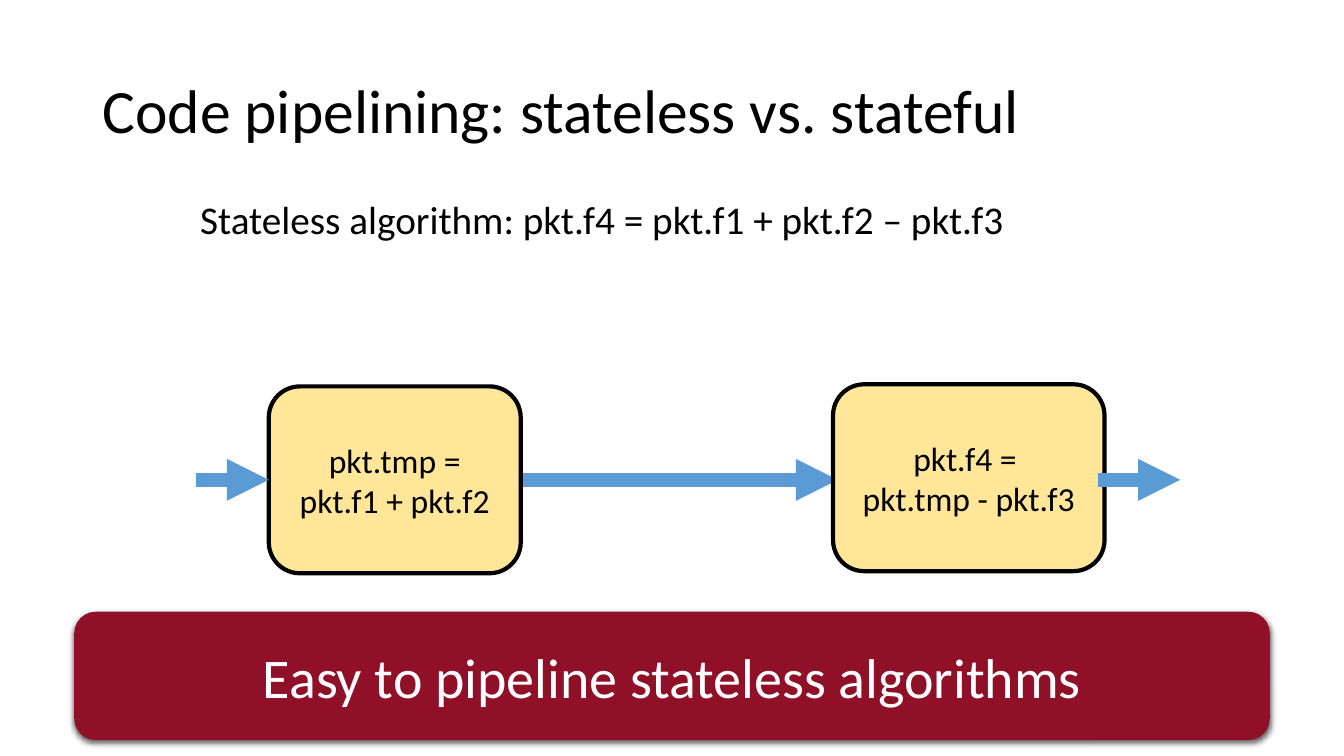
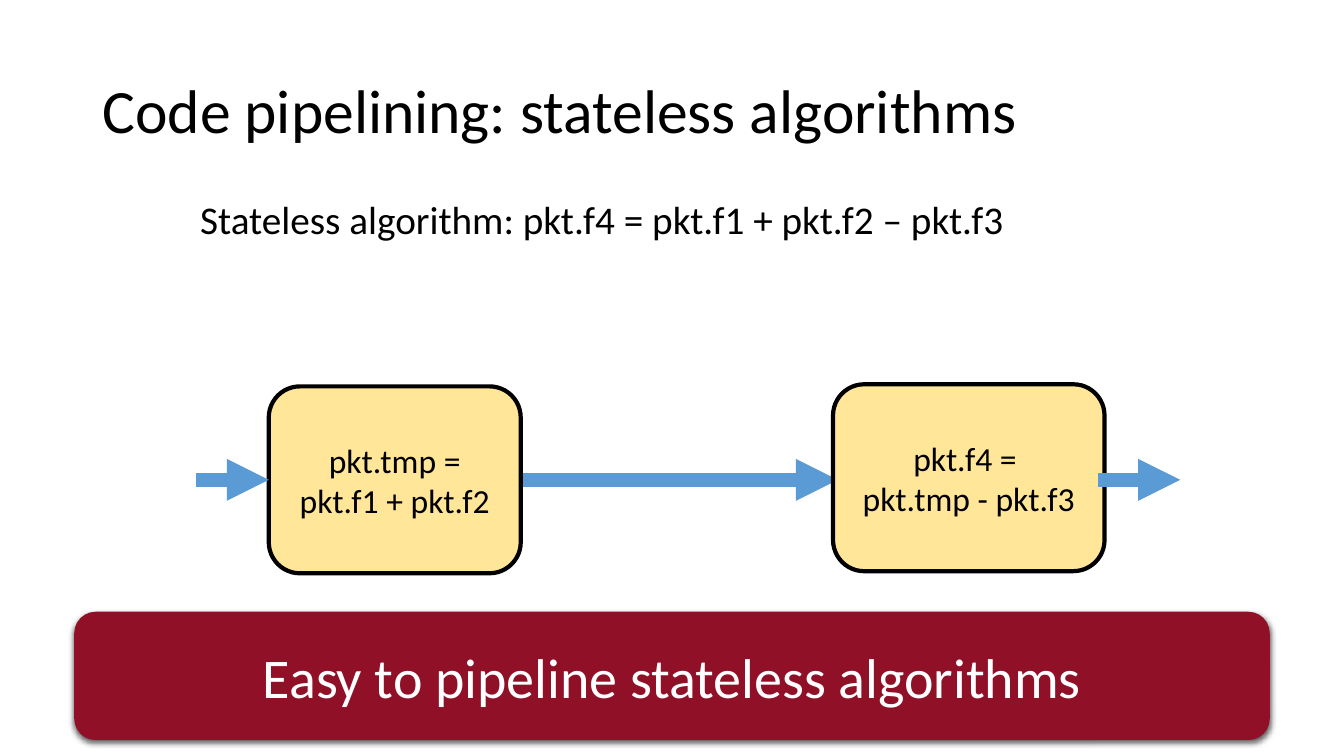
Before and after one commit to anirudhSK/pifo-domino-marple-ppts, a slide deck: slide 14 of combined_domino_pifo.pptx. Drawn at 1344x756 pixels with LibreOffice and Linux fonts; fonts in the diff are those of the drawing. Boxes give left, top, right and bottom in pixels: in the first picture for what was removed or moved away, otherwise in the second. Text is boxed around its words. In the diff, an @@ line names an element or a change of style, - is before the commit and + after.

```diff
--- a/combined_domino_pifo.pptx
+++ b/combined_domino_pifo.pptx
@@ title at bbox=[102, 90, 1016, 144]: text changed @@
-Code pipelining: stateless vs. stateful
+Code pipelining: stateless algorithms
```
Also in this commit, not shown: 4 other slides changed, 1 slide added.
